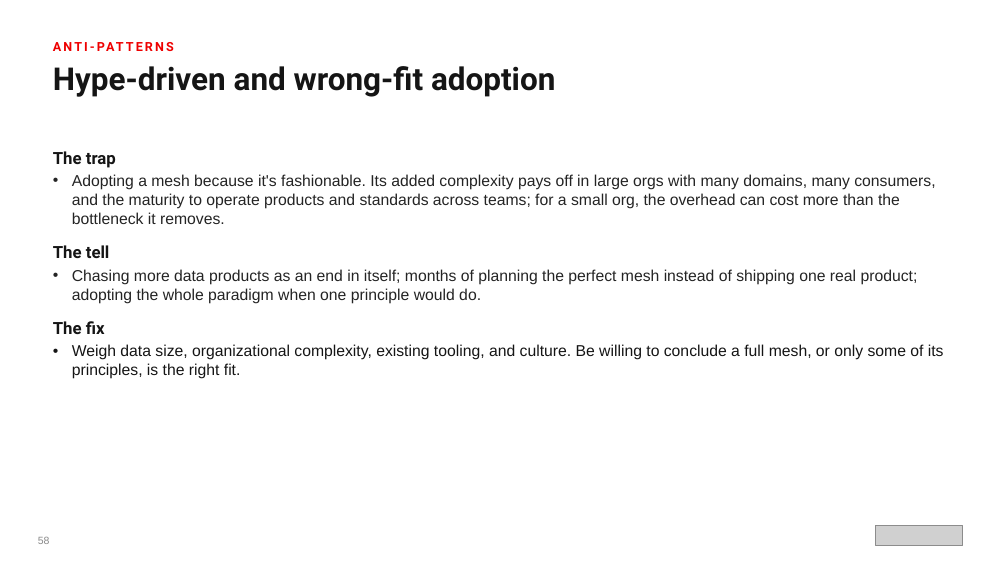
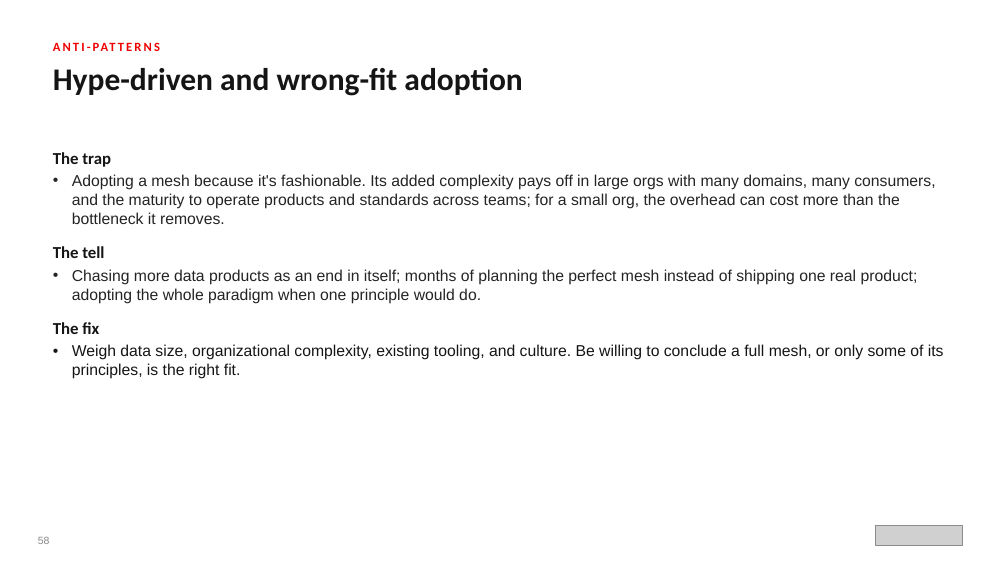
Before and after one commit to patterncatalyst/datamesh-reference-arch-python, a slide deck: slide 59 of presentation/data-mesh-openshift/Data_Mesh_on_OpenShift.pptx. Drawn at 1008x567 pixels with LibreOffice and Linux fonts; fonts in the diff are those of the drawing; grey boxes stand for pictures. Boxes give left, top, right and bottom in pixels: in the first picture for what was removed or moved away, otherwise in the second. Text is boxed around its words. In the diff, an @@ line names an element or a change of style, - is before the commit and + after.

Commit message:
docs(deck): Red Hat Display titles on the data-mesh decks
Replace the Overpass SemiBold heading font token with Red Hat Display in
both pptxgenjs sources (The Data Mesh 101, Data Mesh on OpenShift) and
rebuild; body (Red Hat Text) and code (Red Hat Mono) fonts are unchanged.

```diff
--- a/presentation/data-mesh-openshift/Data_Mesh_on_OpenShift.pptx
+++ b/presentation/data-mesh-openshift/Data_Mesh_on_OpenShift.pptx
@@ text "ANTI-PATTERNS" at (x1=53, y1=34, x2=955, y2=58): font Roboto to Calibri @@
@@ text "Hype-driven and wrong-fit adoption" at (x1=53, y1=68, x2=522, y2=96): font Roboto to Calibri @@
@@ text at (x1=53, y1=152, x2=111, y2=334): font Roboto to Calibri in "The trap", "The tell", "The fix" @@
```
Also in this commit, not shown: 61 other slides changed, 3 other files.
